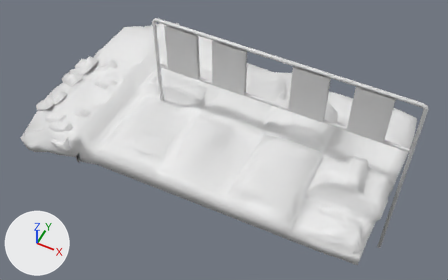
The FBX model Assets/Models/Props/FruitTableBig/MESH_FruitTableBig.fbx, before and after one commit.
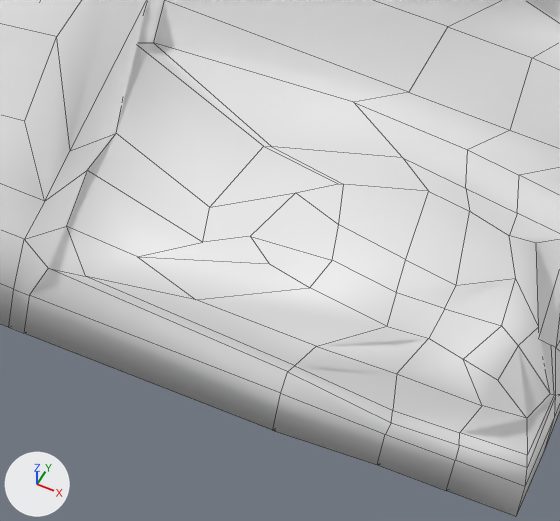
Each version is shown whole from a 50 mm camera at (1.608, -3.509, 5.034) aimed at (-0.084, -0.123, 0.802), then close up on the part from 63% to 81% of the width and 69% to 95% of the height. Every picture has the same lights, and +X, +Y and +Z are marked at lower left. The close-ups show mesh edges as thin lines. Materials are left out; every surface is plain grey. Where no turn or scale is listed for an object, it has been applied to the vertices.

The first close-up shows 'BigFruitTable_low.001'.
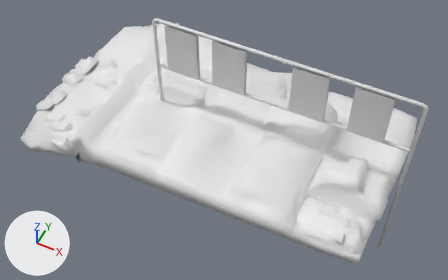
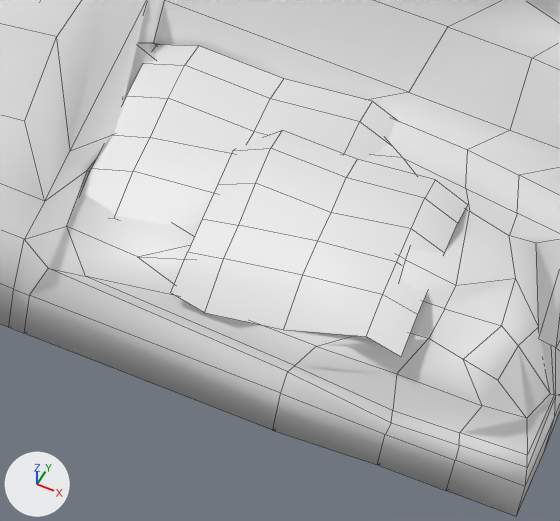
Location of each change, [x1, y1, x2, y2] in pixels of the close-ups (560 x 521 px):
part 1 of me_cube_002, added: after [81, 44, 397, 227]
part 2 of me_cube_002, added: after [171, 130, 467, 357]

Edits to the bpy script that builds the scene:
```text
Change me_cube_002:
    used by ob_bigfruittable_low_001; location = (0.0, 0.0, 0.807)
    remove me_cube_002.from_pydata(...)  # 1262 vertices, 1248 faces; spans x -1.89..1.52, y -0.93..0.94, z -0.8..1.08
    add me_cube_002.from_pydata(...)  # 1322 vertices, 1288 faces; spans x -1.89..1.52, y -0.93..0.94, z -0.8..1.08
    me_cube_002 part 1: a new loose piece of 30 vertices spanning x 0.84..1.15, y -0.71..-0.45, z 0.05..0.13
    me_cube_002 part 2: a new loose piece of 30 vertices spanning x 0.99..1.25, y -0.78..-0.55, z 0.07..0.18
```
